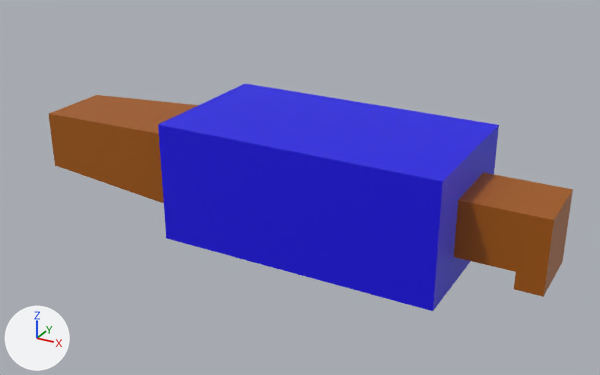
Two versions of the OBJ model scenes/tile_units/squad_member/infantry_member/hand.obj, one commit apart.
Both versions are drawn from a 50 mm camera at (0.293, -0.299, 0.146) aimed at (0.128, 0.002, -0.004). Arrows for +X, +Y and +Z are at lower left; the lights stay in place. The picture after the commit comes second. Where no turn or scale is listed for an object, it has been applied to the vertices.

In view in the first picture: 'hand'.
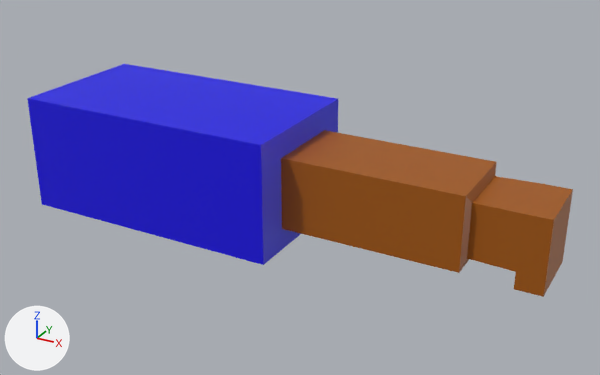
Pixel boxes (x1, y1, x2, y2) of what changed, in the pictures (600 x 375 px; the box of a moved part takes in the faces that stretch with it):
'hand', reshaped: before (49, 84, 573, 311); after (27, 64, 573, 297)
part 1 of me_hand, moved or reshaped: before (454, 172, 543, 272); after (261, 99, 543, 272)
part 2 of me_hand, recoloured: before (158, 84, 499, 311); after (281, 130, 497, 273)
part 3 of me_hand, recoloured: before (49, 95, 198, 203); after (27, 64, 337, 265)

Diff of the bpy script that builds the scene:
```diff
--- a/scenes/tile_units/squad_member/infantry_member/hand.obj.py
+++ b/scenes/tile_units/squad_member/infantry_member/hand.obj.py
@@ me_hand @@
 # used by ob_hand; location = (0.0, 0.0, 0.0)
-me_hand.from_pydata(...)  # 32 vertices, 30 faces; spans x -0.003..0.243, y -0.035..0.035, z -0.026..0.028
+me_hand.from_pydata(...)  # 32 vertices, 30 faces; spans x 0.003..0.243, y -0.035..0.035, z -0.026..0.028
+# me_hand part 1: 20 of 32 vertices moved; they spanned x -0.003..0.207, y -0.035..0.035, z -0.026..0.028 and now span x 0.003..0.212, y -0.035..0.035, z -0.026..0.028; mean shift (0.024, 0.0, 0.0); largest move (0.079, 0.035, 0.028) -> (0.131, 0.02, 0.018)
+# me_hand part 2: 8 faces spanning x 0.131..0.212, y -0.02..0.02, z -0.015..0.018 switch from mat_material_005 (blue #1200e7) to mat_material_006 (brown #a35800)
+# me_hand part 3: 5 faces spanning x 0.003..0.13, y -0.035..0.035, z -0.026..0.028 switch from mat_material_006 (brown #a35800) to mat_material_005 (blue #1200e7)
```
